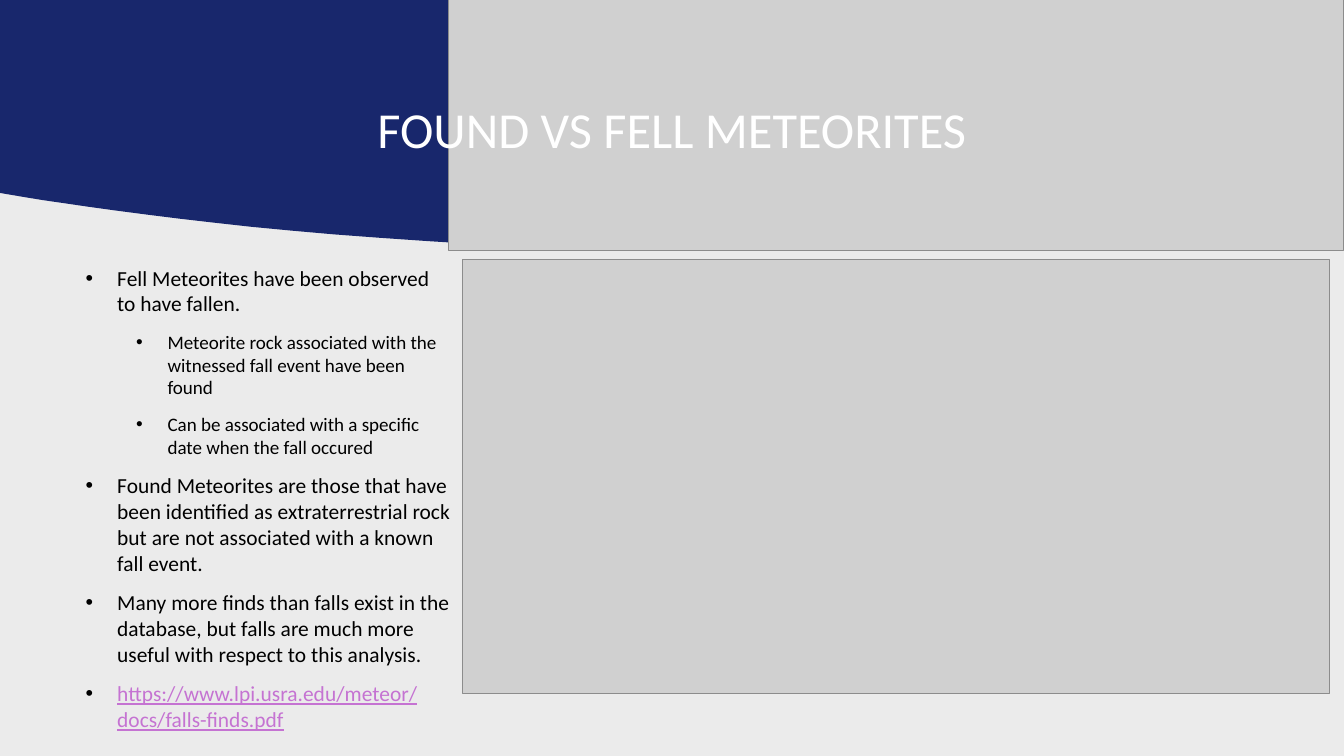
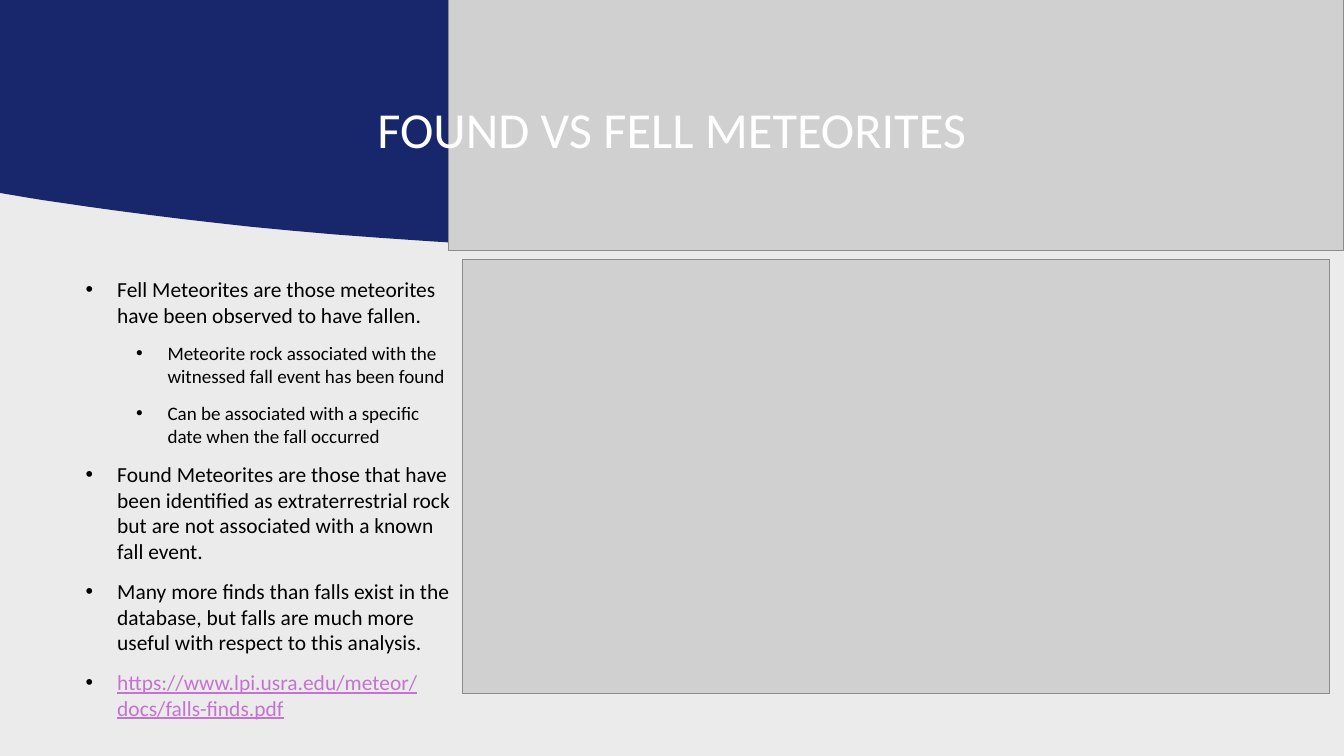
Before and after one commit to Jollyfalcon/Mjolnir, a slide deck: slide 8 of Mjolnir Group Presentation.pptx. Drawn at 1344x756 pixels with LibreOffice and Linux fonts; fonts in the diff are those of the drawing; grey boxes stand for pictures; background and template pictures are left out. Boxes give left, top, right and bottom in pixels: in the first picture for what was removed or moved away, otherwise in the second. Text is boxed around its words. In the diff, an @@ line names an element or a change of style, - is before the commit and + after.

```diff
--- a/Mjolnir Group Presentation.pptx
+++ b/Mjolnir Group Presentation.pptx
@@ text at (117, 282, 444, 443): text changed @@
-• Fell Meteorites have been observed to have fallen.
-  • Meteorite rock associated with the witnessed fall event have been found
-  • Can be associated with a specific date when the fall occured
+• Fell Meteorites are those meteorites have been observed to have fallen.
+  • Meteorite rock associated with the witnessed fall event has been found
+  • Can be associated with a specific date when the fall occurred
```
Also in this commit, not shown: 1 other slide changed, 8 other files.
